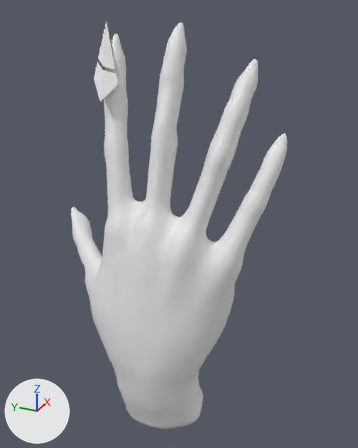
Two versions of the FBX model VR_Client_Makina/Assets/FBX/Makimain/P_Makina_Hand_Nail.fbx, one commit apart.
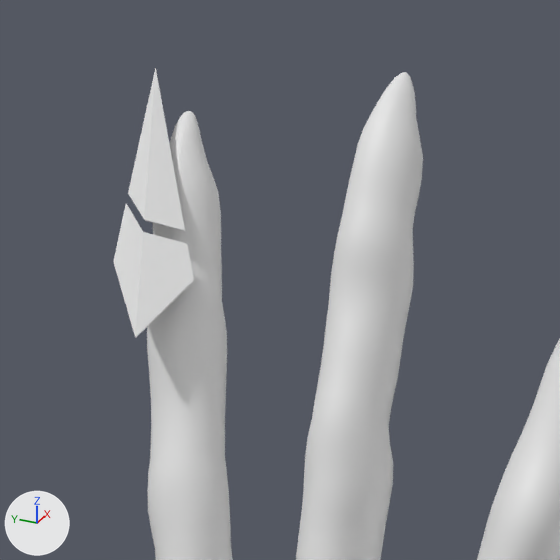
Old and new are each drawn whole from a 50 mm camera at (-0.0993, -0.0494, 0.1066) aimed at (0.0086, -0.0009, 0.0527) and again close up on the part from 17% to 64% of the width and 0% to 38% of the height. Lighting does not change. The marker at lower left points along +X, +Y and +Z. Where no turn or scale is listed for an object, it has been applied to the vertices.

Objects in the first close-up: 'Hand_Base_Long_Fingers_Attached', 'Middle'.
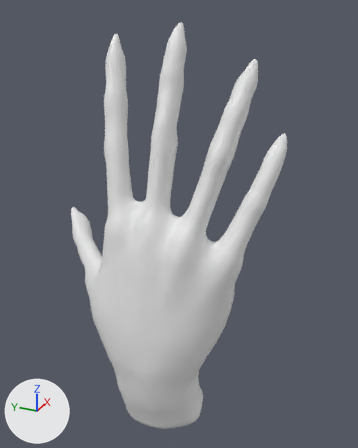
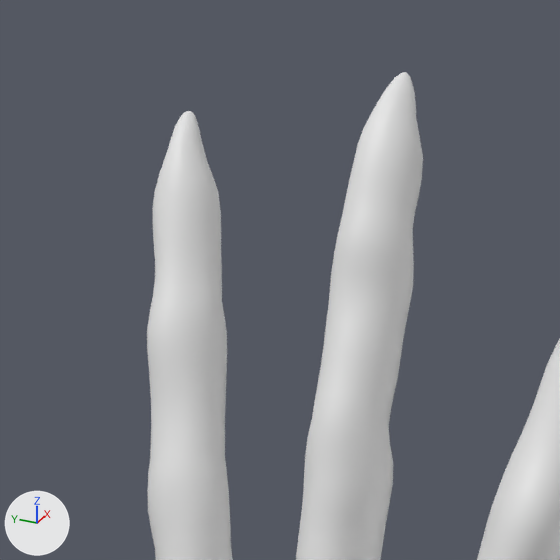
What differs and where, as boxes (x1, y1, x2, y2) in the close-ups (560 x 560 px):
'Middle', deleted
    before: (113, 68, 194, 338)

The change, as a diff of the scene's bpy script:
```diff
--- a/VR_Client_Makina/Assets/FBX/Makimain/P_Makina_Hand_Nail.fbx.py
+++ b/VR_Client_Makina/Assets/FBX/Makimain/P_Makina_Hand_Nail.fbx.py
@@ ob_middle @@
-ob_middle = bpy.data.objects.new('Middle', me_plane_018)
-ob_middle.location = (0.009, 0.019, 0.0941)
```
